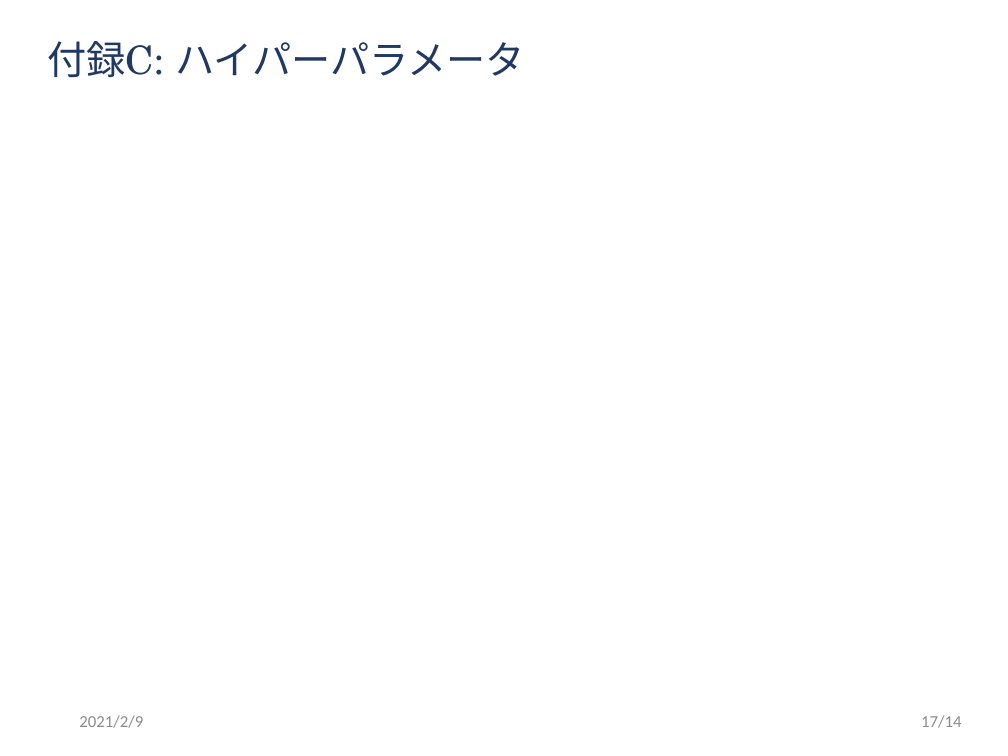
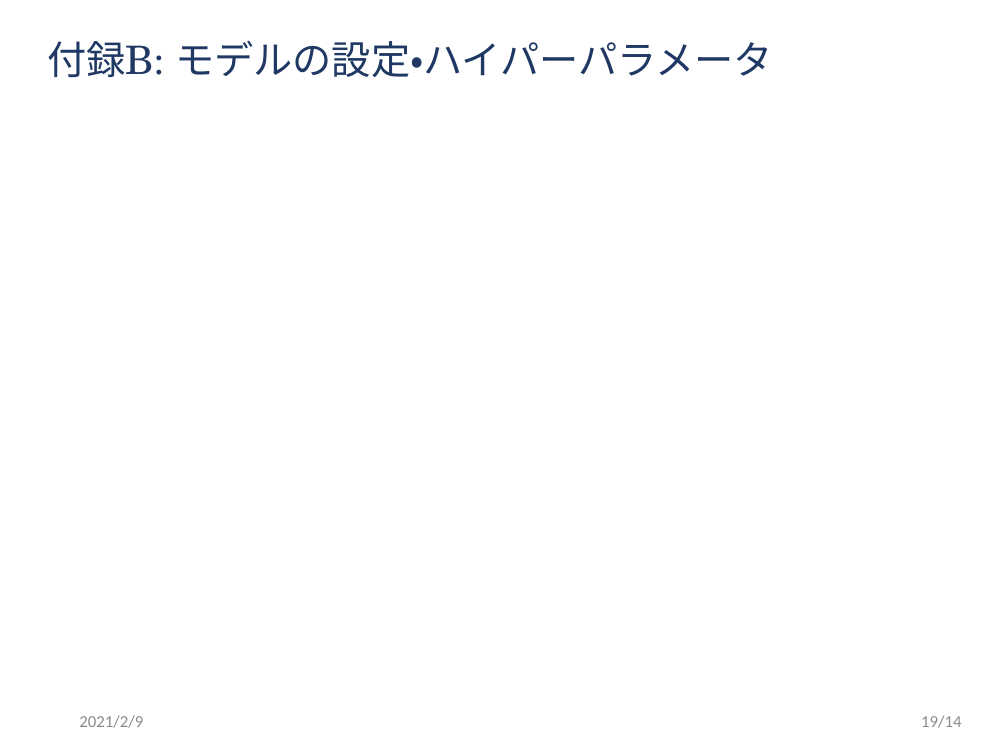
Before and after one commit to ibuki1024/thesis, a slide deck: slide 20 of slide/master.pptx (slide 18 before the commit). Drawn at 1008x756 pixels with LibreOffice and Linux fonts; fonts in the diff are those of the drawing; background and template pictures are left out. Boxes give left, top, right and bottom in pixels: in the first picture for what was removed or moved away, otherwise in the second. Text is boxed around its words. In the diff, an @@ line names an element or a change of style, - is before the commit and + after.

```diff
--- a/slide/master.pptx
+++ b/slide/master.pptx
@@ title at (x1=47, y1=41, x2=772, y2=78): text changed @@
-付録C: ハイパーパラメータ
+付録B: モデルの設定・ハイパーパラメータ
@@ page number at (x1=921, y1=715, x2=961, y2=728): text changed @@
-17/14
+19/14
```
Also in this commit, not shown: 5 other slides changed, 4 slides added, 1 slide removed, 4 other files.
